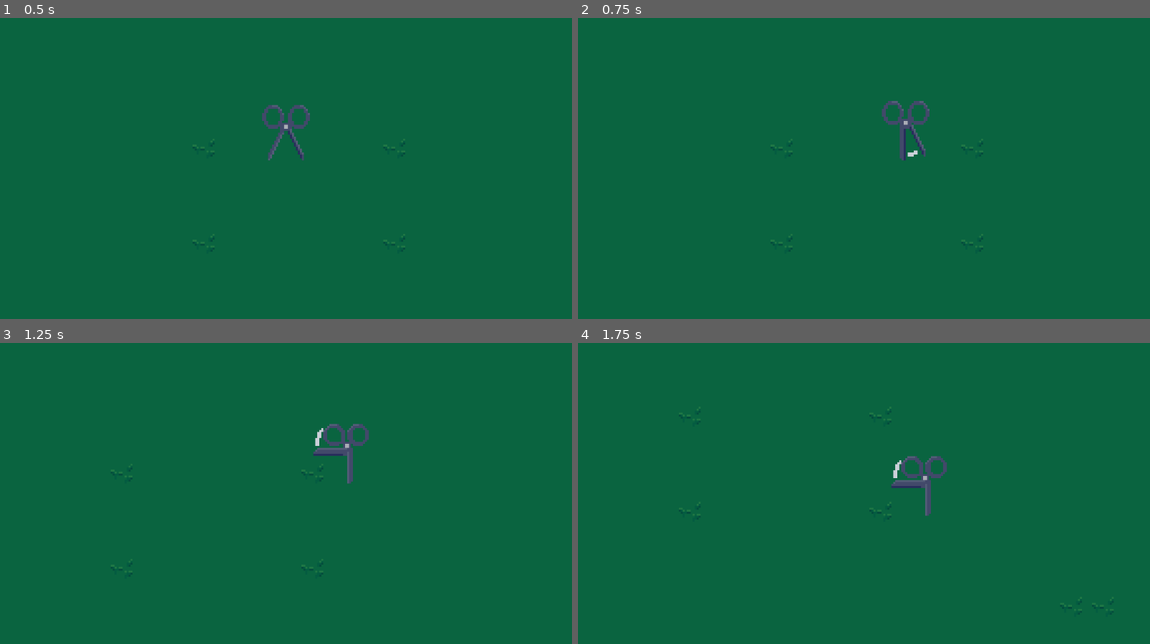
Above: before the commit, frames 1-4 (two rows, left to right).
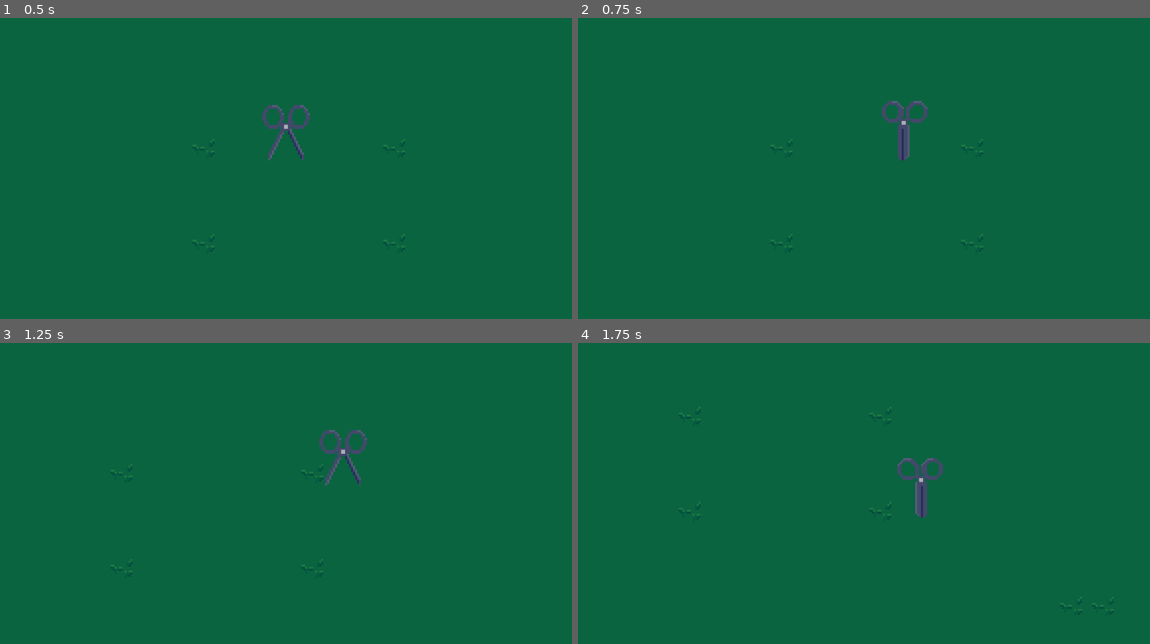
Above: after the commit, the same moments.

Repository: dat1010/walkingasscissors
Game: Godot game, scene res://scenes/game.tscn
Two runs of this game, one before a commit and one after it. Both use one fixed random seed, a clock stepped at 60 frames per second and the inputs below.
Inputs:
- Up to frame 1 (0.5 s): no input
- Up to frame 2 (0.75 s): hold Right (ui_right) from 0.53 s (still down); tap E (attack) at 0.6 s
- Up to frame 3 (1.25 s): keep holding Right (ui_right)
- Up to frame 4 (1.75 s): release Right (ui_right) at 1.28 s; hold Down (ui_down) from 1.28 s (still down); tap E (attack) at 1.35 s

Frame 1 is identical in both runs. In frame 2, 0.5% of the frame differs, in the area x 53-62%, y 27-48%; in frame 3, 0.7%; in frame 4, 0.8%, in the area x 54-65%, y 37-58%.

Commit message:
fixed some combat bugs

Diff:
--- a/scenes/player.tscn
+++ b/scenes/player.tscn
@@ -23,6 +23,10 @@
 atlas = ExtResource("1_1umrm")
 region = Rect2(128, 32, 32, 32)
 
+[sub_resource type="AtlasTexture" id="AtlasTexture_803bh"]
+atlas = ExtResource("1_1umrm")
+region = Rect2(0, 32, 32, 32)
+
 [sub_resource type="AtlasTexture" id="AtlasTexture_2sgkx"]
 atlas = ExtResource("1_1umrm")
 region = Rect2(0, 0, 32, 32)
@@ -30,6 +34,22 @@
 [sub_resource type="AtlasTexture" id="AtlasTexture_pjh1j"]
 atlas = ExtResource("1_1umrm")
 region = Rect2(32, 0, 32, 32)
+
+[sub_resource type="AtlasTexture" id="AtlasTexture_vho1j"]
+atlas = ExtResource("1_1umrm")
+region = Rect2(0, 64, 32, 32)
+
+[sub_resource type="AtlasTexture" id="AtlasTexture_mxp16"]
+atlas = ExtResource("1_1umrm")
+region = Rect2(32, 64, 32, 32)
+
+[sub_resource type="AtlasTexture" id="AtlasTexture_ung2h"]
+atlas = ExtResource("1_1umrm")
+region = Rect2(64, 64, 32, 32)
+
+[sub_resource type="AtlasTexture" id="AtlasTexture_5tuxx"]
+atlas = ExtResource("1_1umrm")
+region = Rect2(96, 64, 32, 32)
 
 [sub_resource type="SpriteFrames" id="SpriteFrames_xr1u0"]
 animations = [{
@@ -48,6 +68,9 @@
 }, {
 "duration": 1.0,
 "texture": SubResource("AtlasTexture_rlxp8")
+}, {
+"duration": 1.0,
+"texture": SubResource("AtlasTexture_803bh")
 }],
 "loop": false,
 "name": &"attack",
@@ -63,6 +86,23 @@
 "loop": true,
 "name": &"default",
 "speed": 2.0
+}, {
+"frames": [{
+"duration": 1.0,
+"texture": SubResource("AtlasTexture_vho1j")
+}, {
+"duration": 1.0,
+"texture": SubResource("AtlasTexture_mxp16")
+}, {
+"duration": 1.0,
+"texture": SubResource("AtlasTexture_ung2h")
+}, {
+"duration": 1.0,
+"texture": SubResource("AtlasTexture_5tuxx")
+}],
+"loop": true,
+"name": &"walk_left",
+"speed": 5.0
 }]
 
 [sub_resource type="RectangleShape2D" id="RectangleShape2D_l6njb"]
@@ -78,7 +118,9 @@
 [node name="AnimatedSprite2D" type="AnimatedSprite2D" parent="."]
 position = Vector2(0, -16)
 sprite_frames = SubResource("SpriteFrames_xr1u0")
+animation = &"walk_left"
 autoplay = "default"
+frame_progress = 0.772709
 
 [node name="CollisionShape2D" type="CollisionShape2D" parent="."]
 position = Vector2(0, -18)
--- a/scrips/player.gd
+++ b/scrips/player.gd
@@ -30,50 +30,66 @@
 		#TODO add end screen
 
 func player_movement(delta):
-
 	if Input.is_action_pressed("ui_right"):
 		current_direction = "right"
-		play_animation(current_direction)
+		play_animation(1)
 		velocity.x = SPEED
 		velocity.y = 0
 	elif Input.is_action_pressed("ui_left"):
 		current_direction = "left"
-		play_animation(current_direction)
+		play_animation(1)
 		velocity.x = -SPEED
 		velocity.y = 0
 	elif Input.is_action_pressed("ui_down"):
 		current_direction = "down"
-		play_animation(current_direction)
+		play_animation(1)
 		velocity.x = 0
 		velocity.y = SPEED
 	elif Input.is_action_pressed("ui_up"):
 		current_direction = "up"
-		play_animation(current_direction)
+		play_animation(1)
 		velocity.x = 0
 		velocity.y = -SPEED
 	else:
+		play_animation(0)
 		velocity.x = 0
 		velocity.y = 0
-		animated_sprite_2d.play("default")
-		#TODO attack at anytime
-
-
 	move_and_slide()
 
-func play_animation(direction):
-	var animation = $AnimatedSprite2D
+func play_animation(movement):
+	var direction = current_direction
+	if direction == "right":
+		animated_sprite_2d.flip_h = false
+		if movement == 1:
+			animated_sprite_2d.play("default")
+		elif movement == 0:
+			if attack_in_progress == false:
+				animated_sprite_2d.play("default")
+			else:
+				animated_sprite_2d.play("attack")
+	if direction == "left":
+		animated_sprite_2d.flip_h = true
+		if movement == 1:
+			animated_sprite_2d.play("default")
+		elif movement == 0:
+			if attack_in_progress == false:
+				animated_sprite_2d.play("default")
 
-	match direction:
-		"right":
-			animation.flip_h = false
-		"left":
-			animation.flip_h = true
-		"up":
-			animation.flip_h = false
-		"down":
-			animation.flip_h = false
-		_:
-			animation.flip_h = false
+	if direction == "down":
+		animated_sprite_2d.flip_h = true
+		if movement == 1:
+			animated_sprite_2d.play("default")
+		elif movement == 0:
+			if attack_in_progress == false:
+				animated_sprite_2d.play("default")
+	if direction == "up":
+		animated_sprite_2d.flip_h = true
+		if movement == 1:
+			animated_sprite_2d.play("default")
+		elif movement == 0:
+			if attack_in_progress == false:
+				animated_sprite_2d.play("default")
+
 
 func player():
 	pass
@@ -110,27 +126,24 @@
 		global.player_current_attack = true
 		attack_in_progress = true
 		if direction == "right":
-			animated_sprite_2d.flip_h = false
+			#animated_sprite_2d.flip_h = false
 			animated_sprite_2d.play("attack")
 			deal_attack_timer.start()
 		if direction == "left":
-			animated_sprite_2d.flip_h = true
+			#animated_sprite_2d.flip_h = true
+			animated_sprite_2d.play("attack")
+			deal_attack_timer.start()
+		if direction == "down":
 			animated_sprite_2d.play("attack")
 			deal_attack_timer.start()
 		if direction == "up":
 			animated_sprite_2d.play("attack")
 			deal_attack_timer.start()
-		if direction == "down":
-			animated_sprite_2d.play("attack")
-			deal_attack_timer.start()
-	else:
-		attack_in_progress = false
-		global.player_current_attack = false
 
 
 func _on_deal_attack_timer_timeout() -> void:
 	deal_attack_timer.stop()
-	global.player_current_attack
+	global.player_current_attack = false
 	attack_in_progress = false
 
 func update_health_bar():
Binary file changed: assets/scissors.aseprite
Binary file changed: assets/scissors.png
Not shown: 1 places in scenes/player.tscn that only renumber resources
